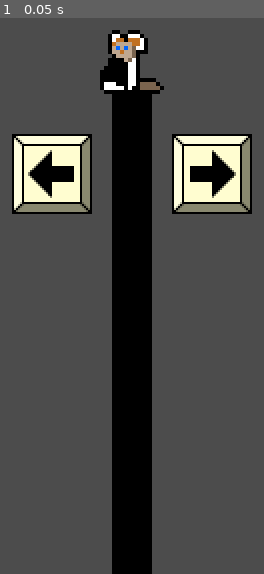
Above: before the commit, frame 1.
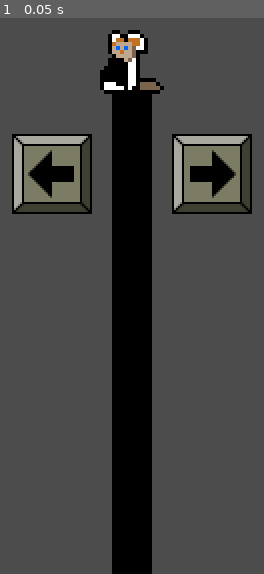
Above: after the commit, the same moment.

Repository: swashdev/minigame-madness
Game: Godot game, scene res://mini/wind/scenes/wind_minigame.tscn
The game is run twice, just before and just after one commit, with the same random seed, the same clock (stepped at 60 frames per second) and the same inputs. This scene is started directly instead of the project's main scene.
Inputs:
- Up to frame 1 (0.05 s): no input

The runs differ from the first frame. In frame 1, 6.0% of the frame differs, in the area x 5-95%, y 21-35%.

Commit message:
[WIND] add a script for the minigame.
I should probably have done this in chunks, but through the process of
testing I ended up writing pretty much the entire script for this
minigame all at once.  Sorry anyone who wanted a helpful commit message
here.

Diff:
--- a/mini/wind/scenes/wind_minigame.tscn
+++ b/mini/wind/scenes/wind_minigame.tscn
@@ -1,12 +1,13 @@
 [gd_scene load_steps=5 format=2]
 
 [ext_resource path="res://shared/scenes/ui/keys/left_key.tscn" type="PackedScene" id=1]
-[ext_resource path="res://shared/scripts/minigame.gd" type="Script" id=2]
+[ext_resource path="res://mini/wind/scripts/wind_minigame.gd" type="Script" id=2]
 [ext_resource path="res://shared/scenes/ui/keys/right_key.tscn" type="PackedScene" id=3]
 [ext_resource path="res://shared/images/characters/fluffy/fluffy.png" type="Texture" id=4]
 
 [node name="WindMinigame" type="Node2D"]
 script = ExtResource( 2 )
+_instruction = "Don't Fall Down!"
 
 [node name="Pillar" type="ColorRect" parent="."]
 anchor_left = 0.5
@@ -22,7 +23,7 @@
 "_edit_use_anchors_": false
 }
 
-[node name="Sprite" type="Sprite" parent="."]
+[node name="Player" type="Sprite" parent="."]
 position = Vector2( 320, 240 )
 scale = Vector2( 2, 2 )
 texture = ExtResource( 4 )
@@ -30,10 +31,8 @@
 
 [node name="LeftKey" parent="." instance=ExtResource( 1 )]
 position = Vector2( 280, 280 )
-animation = "blink"
-frame = 1
+animation = "dim"
 
 [node name="RightKey" parent="." instance=ExtResource( 3 )]
 position = Vector2( 360, 280 )
-animation = "blink"
-frame = 1
+animation = "dim"
--- /dev/null
+++ b/mini/wind/scripts/wind_minigame.gd
@@ -0,0 +1,91 @@
+extends Minigame
+
+
+# This number will be multiplied by the wind strength to determine how quickly
+# the player will tip over.
+const WIND_STRENGTH: float = 90.0
+
+# How many degrees the player rotates per keypress.
+const PLAYER_SPEED: float = 10.0
+
+# The max amount of rotation in either direction before the player loses
+const MAX_ROTATION: float = 45.0
+
+# Determines how fast the wind is and which direction it's going.
+var wind: float
+
+# The rate of change in `wind` speed per second.
+var _wind_diff: float
+
+# Indicates that the player is dead.
+var dead: bool = false
+
+
+# Initializes the initial wind speed, the final wind speed, and the second-by-
+# second difference.
+func _ready():
+	var wind_1 = rand_range( 0.0, 0.5 )
+	var wind_2 = rand_range( 0.5, 1.0 )
+	if randi() % 2 == 0:
+		wind_1 *= -1.0
+	if randi() % 2 == 0:
+		wind_2 *= -1.0
+	_wind_diff = (wind_1 - wind_2) / 4.0
+	wind = wind_1
+
+
+# The minigame's mainloop.
+func _process( delta ):
+	if _unlock_controls and not dead:
+		# Rotate the player according to the wind speed and direction
+		$Player.rotation_degrees += WIND_STRENGTH * wind * delta
+		# Rotate the player according to user input.
+		if Input.is_action_just_pressed( "move_right" ):
+			$Player.rotation_degrees += PLAYER_SPEED
+		if Input.is_action_just_pressed( "move_left" ):
+			$Player.rotation_degrees -= PLAYER_SPEED
+		# Flip the player sprite based on current rotation.
+		if $Player.rotation_degrees < 0.0:
+			$Player.flip_h = false
+		if $Player.rotation_degrees > 0.0:
+			$Player.flip_h = true
+		blink_prompts()
+		# Determine player death.
+		if $Player.rotation_degrees * sign( $Player.rotation ) > MAX_ROTATION:
+			dead = true
+			stop()
+			emit_signal( "lost" )
+			$Player.position.x += 20 * sign( $Player.rotation )
+		# Adjust the wind speed.
+		wind -= _wind_diff * delta
+
+	# If they die, the player falls off the pillar.
+	if dead:
+		$Player.position.y += 220.0 * delta
+		$Player.position.x += WIND_STRENGTH * wind * delta
+		$Player.rotation_degrees += 90 * sign( $Player.rotation ) * delta
+
+
+# Finish the game by locking the controls and stopping the blinking prompts.
+func stop():
+	_unlock_controls = false
+	$LeftKey.dim()
+	$RightKey.dim()
+
+
+# Blink the prompts based on the player's rotation.
+func blink_prompts():
+	if $Player.rotation_degrees > 5.0:
+		$RightKey.dim()
+		$LeftKey.blink()
+	elif $Player.rotation_degrees < -5.0:
+		$LeftKey.dim()
+		$RightKey.blink()
+	else:
+		$LeftKey.dim()
+		$RightKey.dim()
+
+
+# The player wins by default when the timer runs out.
+func decide():
+	emit_signal( "won" )
